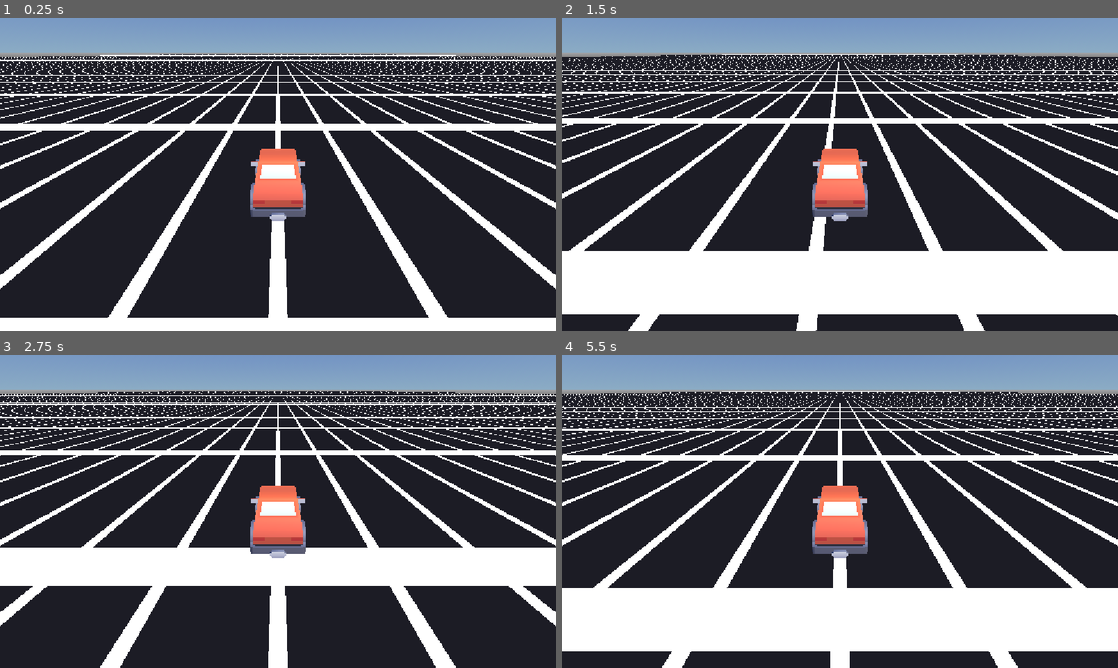
Above: before the commit, frames 1-4 (two rows, left to right).
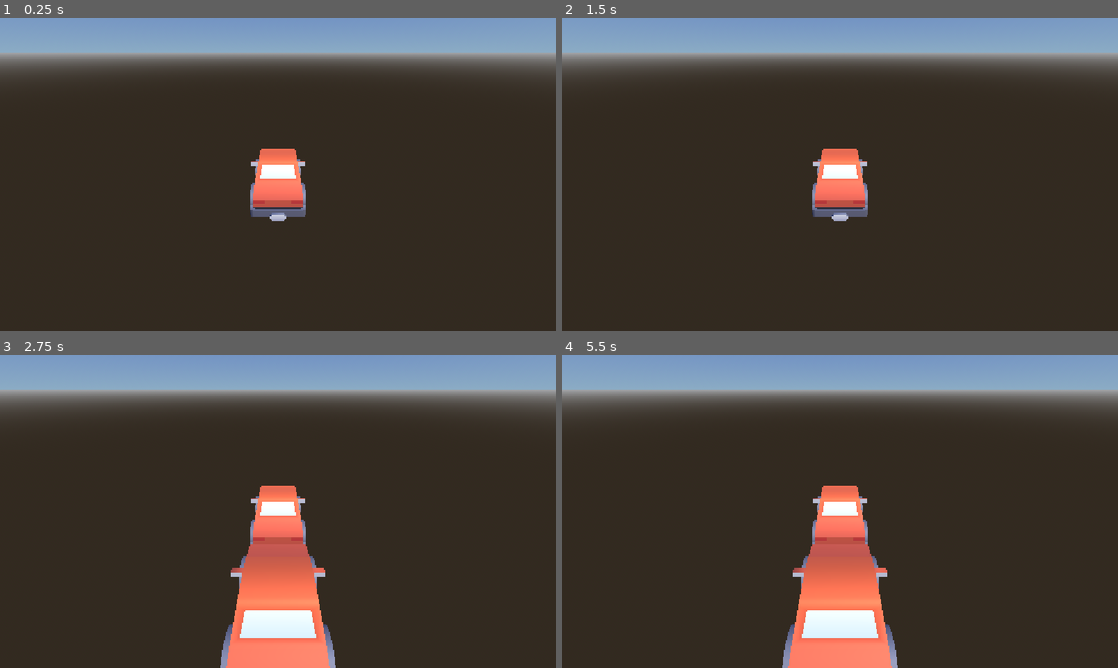
Above: after the commit, the same moments.

Repository: tiago-xavier-braga/LearnGodotEngine
Game: Godot game, scene res://scenes/levels/lvl_game.tscn
Same seed, same stepped clock (60 frames per second), same inputs: the game is played once before the commit and once after it.
Inputs:
- Up to frame 1 (0.25 s): no input
- Up to frame 2 (1.5 s): hold D (move_right) 0.53-1.28 s; hold A (move_left) from 1.28 s (still down)
- Up to frame 3 (2.75 s): release A (move_left) at 2.03 s; hold D (move_right) from 2.03 s (still down)
- Up to frame 4 (5.5 s): release D (move_right) at 3.53 s; hold A (move_left) from 3.53 s (still down)

The runs differ from the first frame. In frame 1, 26% of the frame differs, in the area x 0-100%, y 11-100%; in frame 2, 40%; in frame 3, 36%; in frame 4, 42%.

Commit message:
scene: add road physics and dashed lane divider lines

Diff:
--- /dev/null
+++ b/assets/materials/road/dashed_line.gdshader
@@ -0,0 +1,21 @@
+shader_type spatial;
+render_mode unshaded, cull_back;
+
+uniform float dash_length : hint_range(0.05, 5.0) = 1.0;
+uniform float gap_length : hint_range(0.05, 5.0) = 1.0;
+uniform vec3 line_color : source_color = vec3(1.0, 0.7607843, 0.078431375);
+
+varying float local_z;
+
+void vertex() {
+	local_z = VERTEX.z;
+}
+
+void fragment() {
+	float period = dash_length + gap_length;
+	float pos = mod(local_z + period * 0.5, period);
+	if (pos > dash_length) {
+		discard;
+	}
+	ALBEDO = line_color;
+}
--- /dev/null
+++ b/assets/materials/road/mat_lanes_markings.tres
@@ -0,0 +1,9 @@
+[gd_resource type="ShaderMaterial" load_steps=2 format=3 uid="uid://dw58l4eaupix5"]
+
+[ext_resource type="Shader" path="res://assets/materials/road/dashed_line.gdshader" id="1_shader"]
+
+[resource]
+shader = ExtResource("1_shader")
+shader_parameter/dash_length = 1.0
+shader_parameter/gap_length = 1.0
+shader_parameter/line_color = Color(1, 0.7607843, 0.078431375, 1)
--- /dev/null
+++ b/assets/materials/road/mat_road.tres
@@ -0,0 +1,4 @@
+[gd_resource type="StandardMaterial3D" format=3 uid="uid://dbh22km1hg0ak"]
+
+[resource]
+albedo_color = Color(0.21960784, 0.21960784, 0.23921569, 1)
--- a/scenes/levels/lvl_game.tscn
+++ b/scenes/levels/lvl_game.tscn
@@ -2,6 +2,8 @@
 
 [ext_resource type="PackedScene" uid="uid://cp76h556o4rg3" path="res://scenes/cars/car.tscn" id="1_car"]
 [ext_resource type="Material" path="res://assets/materials/mat_ground_grid.tres" id="2_grid"]
+[ext_resource type="Material" uid="uid://dbh22km1hg0ak" path="res://assets/materials/road/mat_road.tres" id="3_y4oy0"]
+[ext_resource type="Material" uid="uid://dw58l4eaupix5" path="res://assets/materials/road/mat_lanes_markings.tres" id="4_lanes"]
 
 [sub_resource type="ProceduralSkyMaterial" id="ProceduralSkyMaterial_sky"]
 sky_top_color = Color(0.2986172, 0.42893282, 0.763077, 1)
@@ -24,6 +26,15 @@
 [sub_resource type="BoxShape3D" id="BoxShape3D_3nabu"]
 size = Vector3(500, 1, 1000)
 
+[sub_resource type="BoxMesh" id="BoxMesh_npbqa"]
+size = Vector3(8, 0.5, 20)
+
+[sub_resource type="BoxShape3D" id="BoxShape3D_road"]
+size = Vector3(8, 0.5, 20)
+
+[sub_resource type="BoxMesh" id="BoxMesh_dash"]
+size = Vector3(0.15, 0.02, 20)
+
 [node name="LvlGame" type="Node3D" unique_id=352231823]
 
 [node name="WorldEnvironment" type="WorldEnvironment" parent="." unique_id=1900017258]
@@ -36,12 +47,20 @@
 [node name="Camera3D" type="Camera3D" parent="Car" unique_id=614624057]
 transform = Transform3D(1, 0, 0, 0, 0.8582801, 0.51318157, 0, -0.51318157, 0.8582801, 0, 3.4462328, 4.7343597)
 
+[node name="Car" parent="Car" unique_id=200393392 instance=ExtResource("1_car")]
+transform = Transform3D(1, 0, 0, 0, 1, 0, 0, 0, 1, 0, 0.1, 27.761158)
+forward_speed = 15.0
+
+[node name="Camera3D" type="Camera3D" parent="Car/Car" unique_id=632322262]
+transform = Transform3D(1, 0, 0, 0, 0.8582801, 0.51318157, 0, -0.51318157, 0.8582801, 0, 3.4462328, 4.7343597)
+
 [node name="DirectionalLight3D" type="DirectionalLight3D" parent="." unique_id=1747358899]
 transform = Transform3D(0.9204788, 7.450581e-09, 0.3907925, -0.31028453, 0.60793334, 0.73084915, -0.23757577, -0.793988, 0.5595898, 0, 0, 0)
 light_energy = 1.5
 
 [node name="StaticBody3D" type="StaticBody3D" parent="." unique_id=158869328]
 transform = Transform3D(1, 0, 0, 0, 1, 0, 0, 0, 1, 0, -0.5, -500)
+visible = false
 
 [node name="MeshInstance3D" type="MeshInstance3D" parent="StaticBody3D" unique_id=1231862425]
 mesh = SubResource("BoxMesh_qwhh2")
@@ -49,3 +68,24 @@
 
 [node name="CollisionShape3D" type="CollisionShape3D" parent="StaticBody3D" unique_id=1676685053]
 shape = SubResource("BoxShape3D_3nabu")
+
+[node name="RoadBase" type="Node" parent="." unique_id=780131376]
+
+[node name="RoadBody" type="StaticBody3D" parent="RoadBase" unique_id=1011615259]
+
+[node name="MeshInstance3D" type="MeshInstance3D" parent="RoadBase/RoadBody" unique_id=889411771]
+material_override = ExtResource("3_y4oy0")
+mesh = SubResource("BoxMesh_npbqa")
+
+[node name="CollisionShape3D" type="CollisionShape3D" parent="RoadBase/RoadBody"]
+shape = SubResource("BoxShape3D_road")
+
+[node name="LaneLine1" type="MeshInstance3D" parent="RoadBase"]
+transform = Transform3D(1, 0, 0, 0, 1, 0, 0, 0, 1, -1.25, 0.26, 0)
+mesh = SubResource("BoxMesh_dash")
+material_override = ExtResource("4_lanes")
+
+[node name="LaneLine2" type="MeshInstance3D" parent="RoadBase"]
+transform = Transform3D(1, 0, 0, 0, 1, 0, 0, 0, 1, 1.25, 0.26, 0)
+mesh = SubResource("BoxMesh_dash")
+material_override = ExtResource("4_lanes")
Not shown, added: assets/materials/road/dashed_line.gdshader.uid
